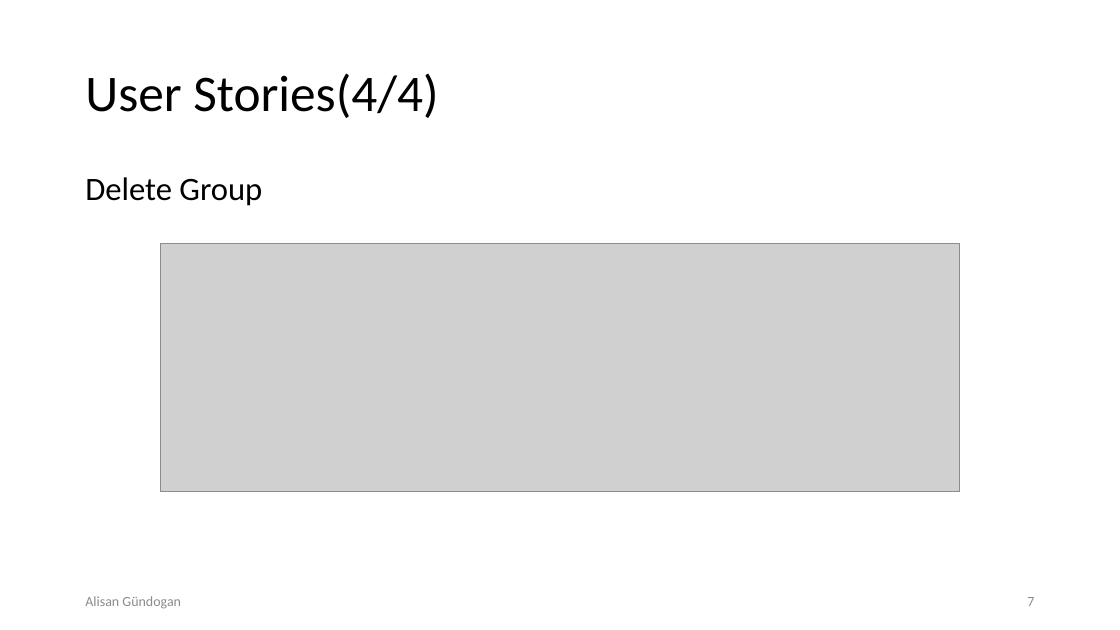
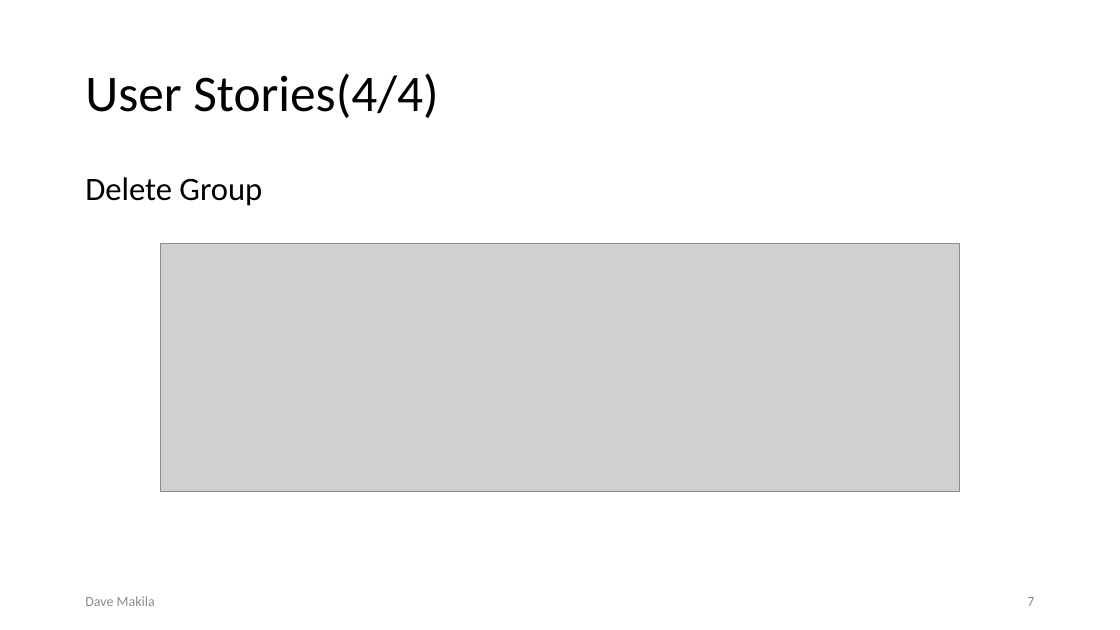
Before and after one commit to kastenfrosch/SEP, a slide deck: slide 7 of Dokumentation/Iteration1/I._Iteration_Praesentation.pptx. Drawn at 1120x630 pixels with LibreOffice and Linux fonts; fonts in the diff are those of the drawing; grey boxes stand for pictures. Boxes give left, top, right and bottom in pixels: in the first picture for what was removed or moved away, otherwise in the second. Text is boxed around its words. In the diff, an @@ line names an element or a change of style, - is before the commit and + after.

Commit message:
small edit on pptx

```diff
--- a/Dokumentation/Iteration1/I._Iteration_Praesentation.pptx
+++ b/Dokumentation/Iteration1/I._Iteration_Praesentation.pptx
@@ text at (x1=85, y1=596, x2=155, y2=606): text changed @@
-Alisan Gündogan
+Dave Makila
```
